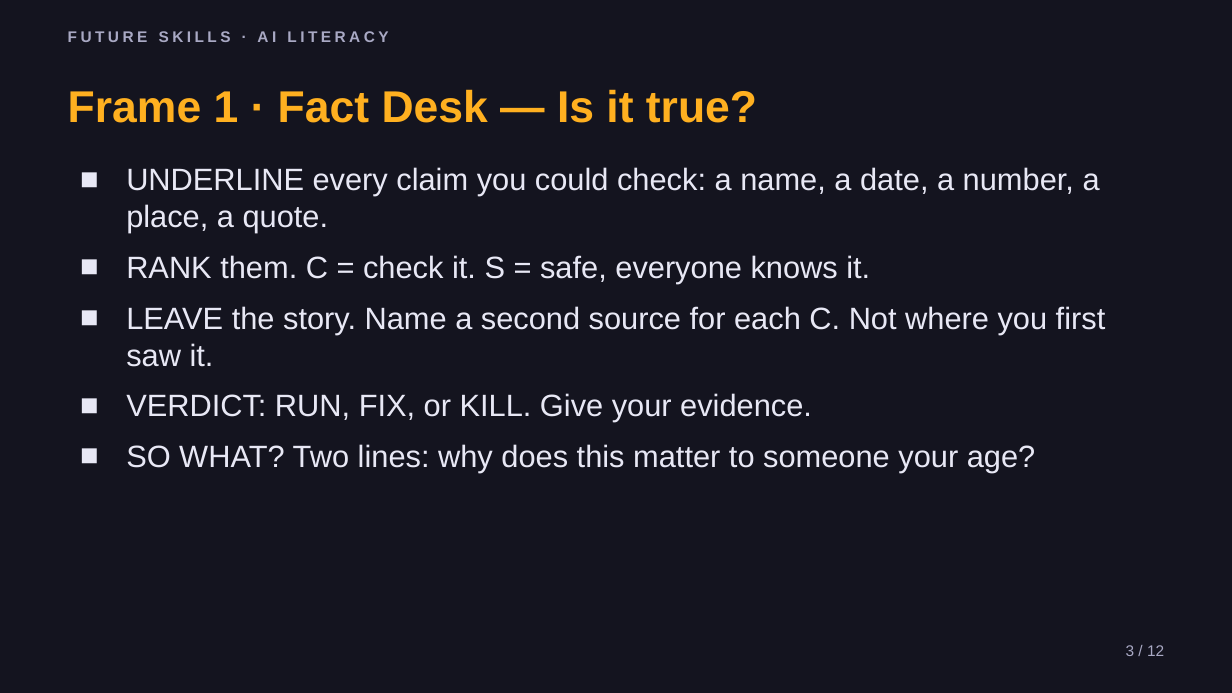
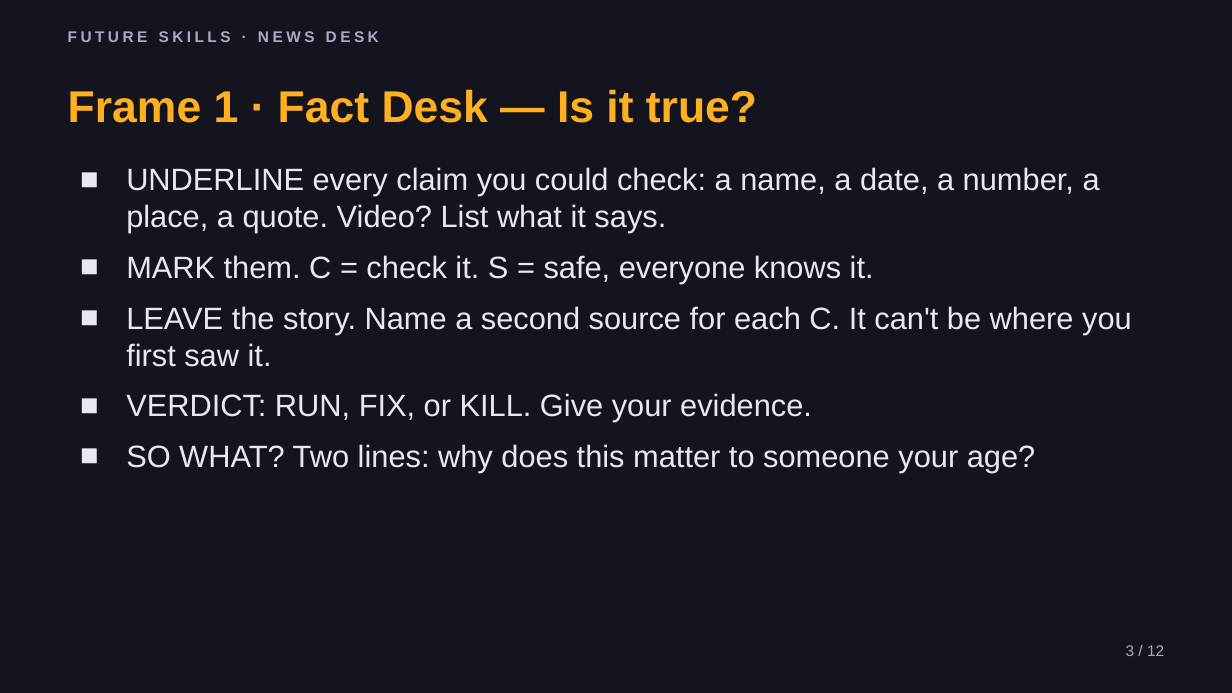
Before and after one commit to phiunit/tptphi, a slide deck: slide 3 of products/news-desk-frames/dist/News Desk - Slides.pptx. Drawn at 1232x693 pixels with LibreOffice and Linux fonts; fonts in the diff are those of the drawing. Boxes give left, top, right and bottom in pixels: in the first picture for what was removed or moved away, otherwise in the second. Text is boxed around its words. In the diff, an @@ line names an element or a change of style, - is before the commit and + after.

```diff
--- a/products/news-desk-frames/dist/News Desk - Slides.pptx
+++ b/products/news-desk-frames/dist/News Desk - Slides.pptx
@@ text at [68, 31, 379, 42]: text changed @@
-FUTURE SKILLS · AI LITERACY
+FUTURE SKILLS · NEWS DESK
@@ text at [126, 167, 1132, 367]: text changed @@
-■ UNDERLINE every claim you could check: a name, a date, a number, a place, a quote.
-■ RANK them. C = check it. S = safe, everyone knows it.
-■ LEAVE the story. Name a second source for each C. Not where you first saw it.
+■ UNDERLINE every claim you could check: a name, a date, a number, a place, a quote. Video? List what it says.
+■ MARK them. C = check it. S = safe, everyone knows it.
+■ LEAVE the story. Name a second source for each C. It can't be where you first saw it.
```
Also in this commit, not shown: 11 other slides changed, 58 other files.
